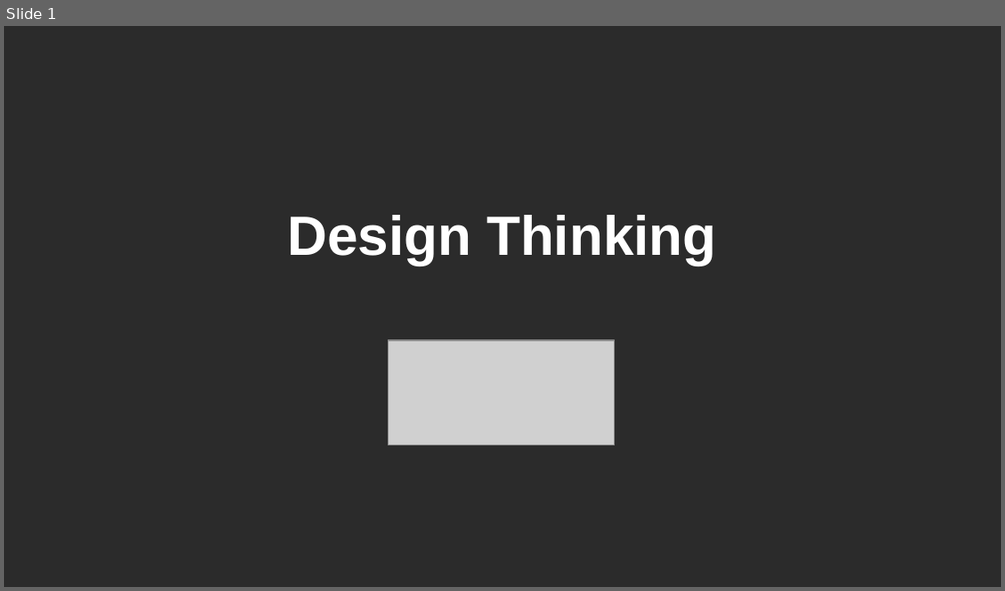
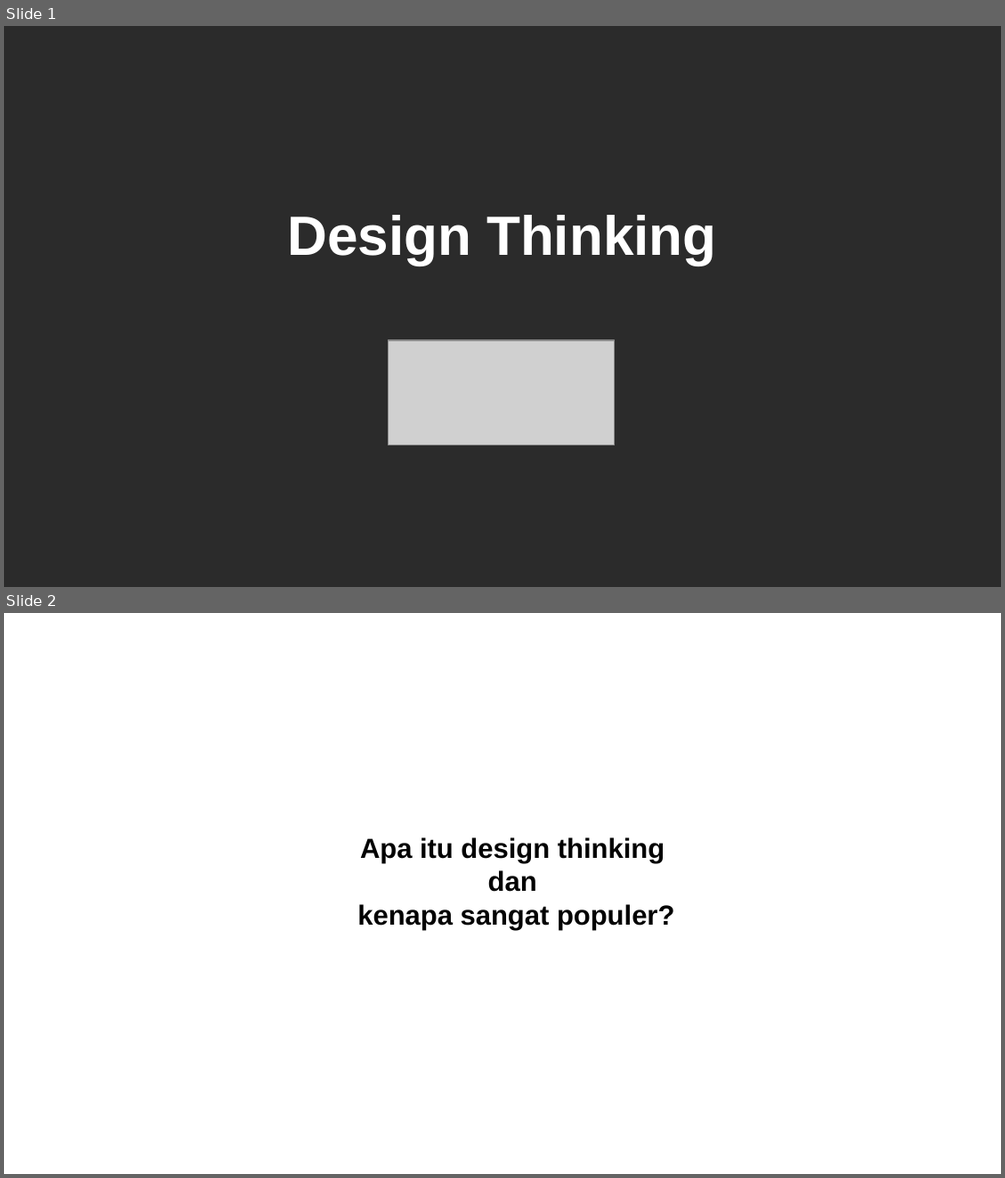
Before and after one commit to jejaksaid/course-flc, a slide deck: design thinking/slide.odp. Shown one above the other, each under a label of ours: slide 1 before the commit, slides 1 and 2 after it. The pictures are 1005x591 and 1005x1178 pixels, drawn with LibreOffice and Linux fonts; fonts in the diff are those of the drawing; grey boxes stand for pictures; background and template pictures are left out; a plain dark background stands for a picture behind light text. Boxes give left, top, right and bottom in pixels: in the first picture for what was removed or moved away, otherwise in the second. Text is boxed around its words. In the diff, an @@ line names an element or a change of style, - is before the commit and + after.

```diff
--- a/design thinking/slide.odp
+++ b/design thinking/slide.odp
@@ slide 2 added at <box>4,613,1001,1174</box>, background picture (left out) @@
@@ text added at <box>357,837,674,930</box>, 22 pt, text #030303, bold @@
+Apa itu design thinking
+dan
+kenapa sangat populer?
```
Also in this commit, not shown: 23 other slides added, 8 slides removed, 24 other files.
